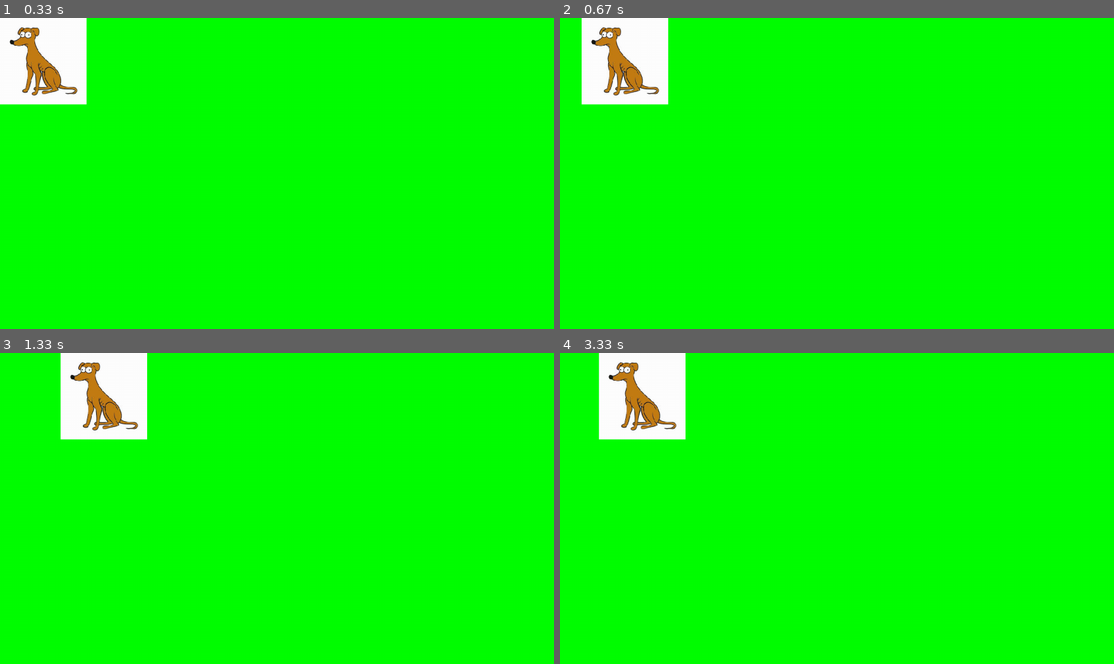
Above: before the commit, frames 1-4 (two rows, left to right).
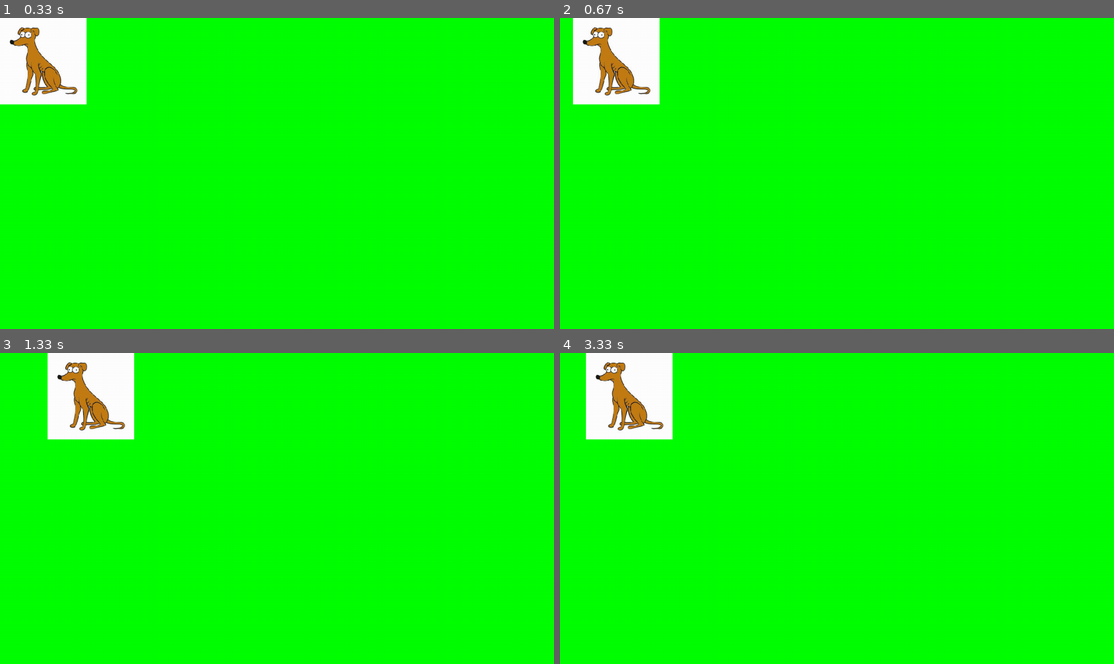
Above: after the commit, the same moments.

Repository: Kobe2525/Pygame
Game: pygame game, started from oef2.py
Two runs of this game, one before a commit and one after it. Both use one fixed random seed, a clock stepped at 60 frames per second and the inputs below.
Inputs:
- Up to frame 1 (0.33 s): no input
- Up to frame 2 (0.67 s): hold R from 0.33 s (still down); hold Right from 0.33 s (still down)
- Up to frame 3 (1.33 s): release R at 0.8 s; release Right at 0.8 s; hold Right 0.83-1.3 s
- Up to frame 4 (3.33 s): hold Up 1.33-1.63 s; hold Right 1.67-2.13 s; hold Left 2.17-2.7 s; hold Down 2.73-3.03 s; hold Left from 3.07 s (still down)

Frame 1 is identical in both runs. In frame 2, 2.0% of the frame differs, in the area x 2-20%, y 0-28%; in frame 3, 2.6%; in frame 4, 2.6%, in the area x 4-23%, y 0-28%.

Commit message:
Added circle, fixed switching caracters

Diff:
--- a/oef2.py
+++ b/oef2.py
@@ -20,23 +20,32 @@
         self.playerx = 0
         self.playery = 0
         self.playerState = 0
+        self.circle = 0
 
     def Up(self):
         self.playery -=10
+        self.circle = 0
 
     def Down(self):
         self.playery +=10
+        self.circle = 1
+
 
     def Right(self):
         self.playerx +=10
+        self.circle = 0
 
     def Left(self):
         self.playerx -=10
+        self.circle = 0
 
     def Blit(self):
         print("x = ",self.playerx)
         print("y = ",self.playery)
         self.Change()
+        if self.circle == 1:
+            pygame.draw.circle(screen, (0, 0, 255), (self.playerx, self.playery), 10)  # Green circle for the second image (Hond)
+
 
         screen.blit(self.player, (self.playerx, self.playery))
 
@@ -47,8 +56,7 @@
             self.player = self.player2
 
 def Change():
-    global hond, hondA, hondB
-    state = 0
+    global hond, hondA, hondB, state
     if state == 0:
         hond=hondA
     elif state == 1:
@@ -60,6 +68,7 @@
 hondA = Player('Dog.jfif','Dog2.jfif')
 hondB = Player('Dog3.webp','Dog4.webp')
 hond = hondA
+state = 0
 
 while running:
     # Poll for events
@@ -81,7 +90,6 @@
     if keys[pygame.K_RIGHT]:
         hond.Right()
     if keys[pygame.K_r]:
-
         Change()
     hond.Blit()
 
